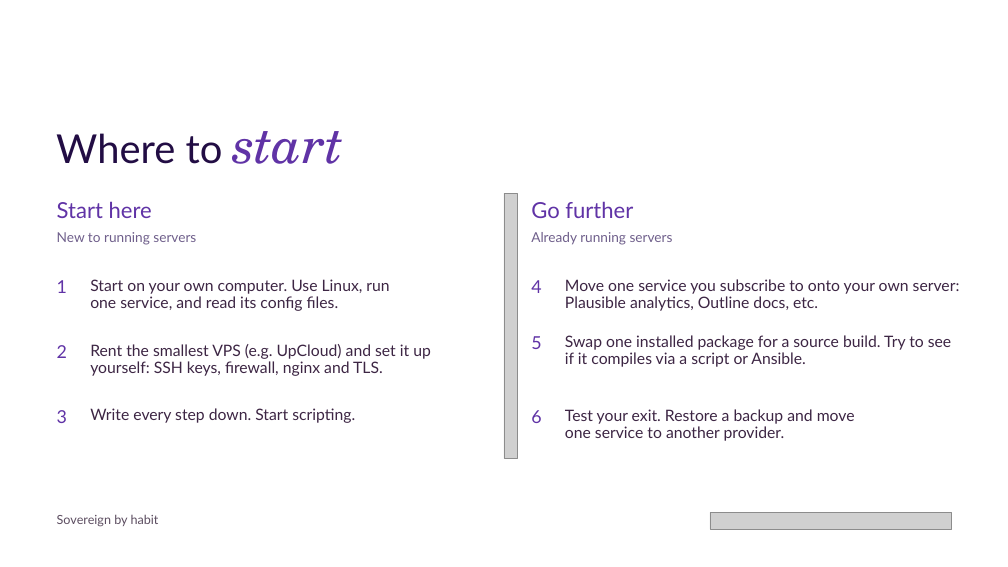
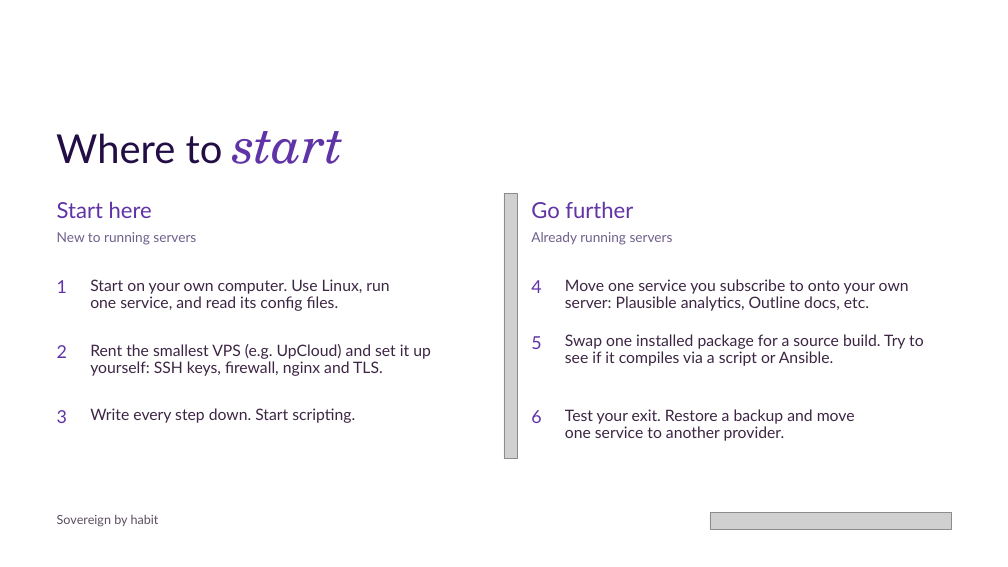
Before and after one commit to rollecode/mindtrek2026-talk-slides, a slide deck: slide 22 of export/Sovereign by habit.pptx. Drawn at 1008x567 pixels with LibreOffice and Linux fonts; fonts in the diff are those of the drawing; grey boxes stand for pictures; background and template pictures are left out. Boxes give left, top, right and bottom in pixels: in the first picture for what was removed or moved away, otherwise in the second. Text is boxed around its words. In the diff, an @@ line names an element or a change of style, - is before the commit and + after.

Commit message:
Final exports and slide browser images

```diff
--- a/export/Sovereign by habit.pptx
+++ b/export/Sovereign by habit.pptx
@@ text "Move one service you subscribe ..." rewrapped from box(565, 279, 960, 311) to box(565, 279, 909, 311) @@
@@ text "Swap one installed package for ..." rewrapped from box(565, 335, 951, 367) to box(565, 334, 924, 366) @@
```
Also in this commit, not shown: 10 other files.
